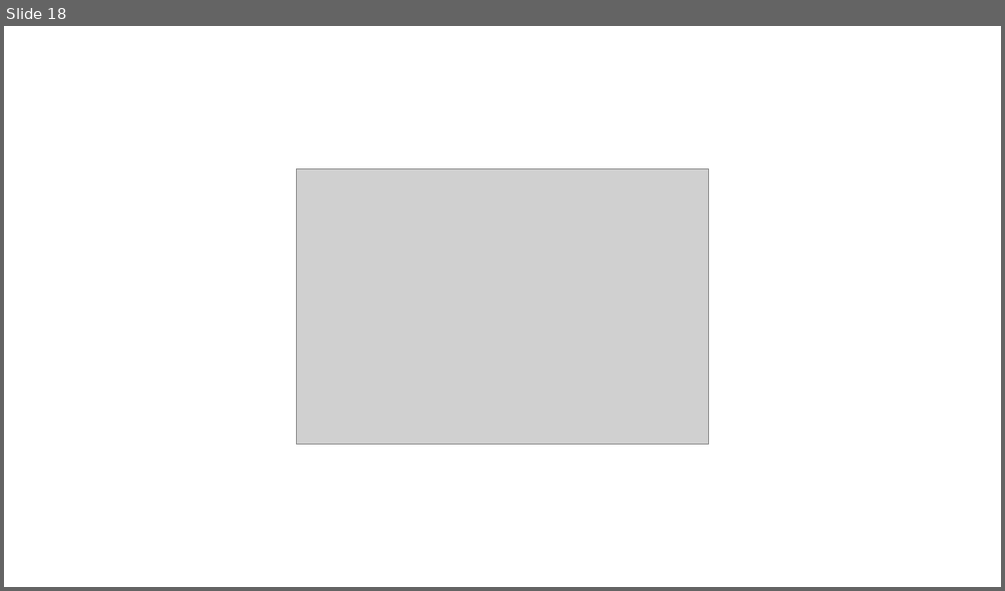
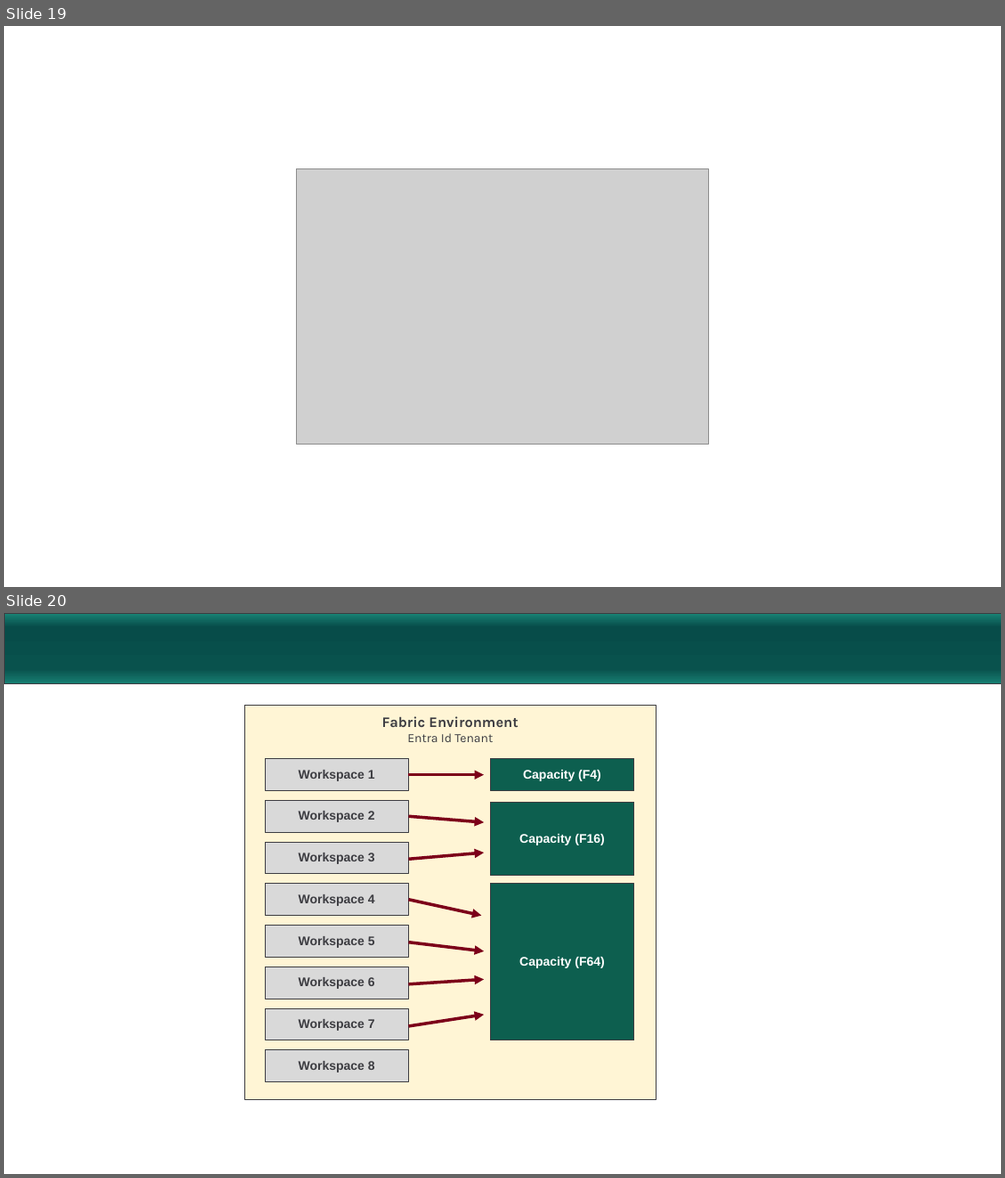
Before and after one commit to PowerBiDevCamp/Fabric-ISV-Playbook, a slide deck: Developing and Deploying Solutions with the Fabric REST API.pptx. Shown one above the other, each under a label of ours: slide 18 before the commit, slides 19 and 20 after it. The pictures are 1005x591 and 1005x1178 pixels, drawn with LibreOffice and Linux fonts; fonts in the diff are those of the drawing; grey boxes stand for pictures; background and template pictures are left out. Boxes give left, top, right and bottom in pixels: in the first picture for what was removed or moved away, otherwise in the second. Text is boxed around its words. In the diff, an @@ line names an element or a change of style, - is before the commit and + after.

```diff
--- a/Developing and Deploying Solutions with the Fabric REST API.pptx
+++ b/Developing and Deploying Solutions with the Fabric REST API.pptx
@@ slide 20 added at <box>4,613,1001,1174</box>, background #FFFFFF @@
@@ rectangle added at <box>4,613,1001,683</box>, fill gradient #198375 to #074C49 to #09524D to #177D71, outline #3C3C41 0.5 pt @@
@@ rectangle added at <box>4,613,1001,683</box>, fill gradient #198375 to #074C49 to #09524D to #177D71, outline #3C3C41 0.5 pt @@
@@ rectangle added at <box>244,705,656,1099</box>, fill #FFF5D5, outline #3C3C41 0.5 pt, 14 pt, text #3C3C41, bold @@
+Fabric Environment
+Entra Id Tenant
@@ rectangle added at <box>265,759,409,791</box>, fill #D9D9D9, outline #3C3C41 0.75 pt, 12 pt, text #3C3C41, bold @@
+Workspace 1
@@ rectangle added at <box>490,759,633,791</box>, fill #0D5F4F, outline #3C3C41 0.75 pt, 12 pt, text #FFFFFF, bold @@
+Capacity (F4)
@@ arrow added from (409, 774) to (484, 774), #7C0019 3 pt @@
@@ rectangle added at <box>265,801,409,833</box>, fill #D9D9D9, outline #3C3C41 0.75 pt, 12 pt, text #3C3C41, bold @@
+Workspace 2
@@ arrow added from (409, 817) to (484, 822), #7C0019 3 pt @@
@@ rectangle added at <box>490,803,633,876</box>, fill #0D5F4F, outline #3C3C41 0.75 pt, 12 pt, text #FFFFFF, bold @@
+Capacity (F16)
@@ rectangle added at <box>265,842,409,874</box>, fill #D9D9D9, outline #3C3C41 0.75 pt, 12 pt, text #3C3C41, bold @@
+Workspace 3
@@ arrow added from (409, 859) to (484, 852), #7C0019 3 pt @@
@@ rectangle added at <box>265,884,409,916</box>, fill #D9D9D9, outline #3C3C41 0.75 pt, 12 pt, text #3C3C41, bold @@
+Workspace 4
@@ arrow added from (409, 900) to (482, 915), #7C0019 3 pt @@
@@ rectangle added at <box>490,884,633,1040</box>, fill #0D5F4F, outline #3C3C41 0.75 pt, 12 pt, text #FFFFFF, bold @@
+Capacity (F64)
@@ rectangle added at <box>265,925,409,957</box>, fill #D9D9D9, outline #3C3C41 0.75 pt, 12 pt, text #3C3C41, bold @@
+Workspace 5
@@ arrow added from (409, 942) to (484, 951), #7C0019 3 pt @@
@@ rectangle added at <box>265,966,409,999</box>, fill #D9D9D9, outline #3C3C41 0.75 pt, 12 pt, text #3C3C41, bold @@
+Workspace 6
@@ arrow added from (409, 984) to (484, 980), #7C0019 3 pt @@
@@ rectangle added at <box>265,1008,409,1041</box>, fill #D9D9D9, outline #3C3C41 0.75 pt, 12 pt, text #3C3C41, bold @@
+Workspace 7
@@ arrow added from (409, 1026) to (484, 1014), #7C0019 3 pt @@
@@ rectangle added at <box>265,1050,409,1082</box>, fill #D9D9D9, outline #3C3C41 0.75 pt, 12 pt, text #3C3C41, bold @@
+Workspace 8
@@ what was slide 18 is now slide 19 @@
```
Also in this commit, not shown: 1 slide changed, 2 other slides added, 1 slide removed, 9 other files.
